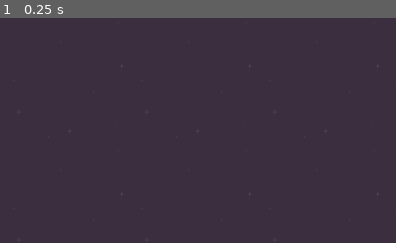
Above: before the commit, frame 1.
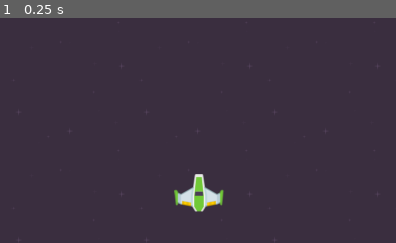
Above: after the commit, the same moment.

Repository: stur86/godot-kenney-examples
Game: Godot game, scene res://main_scene.tscn
Two runs of this game, one before a commit and one after it. Both use one fixed random seed, a clock stepped at 60 frames per second and the inputs below. The project has no main scene, so this scene is started directly.
Inputs:
- Up to frame 1 (0.25 s): no input
The pictures show only the part of the screen within x 25-75%, y 50-100%; the shares and areas given below are measured in that part.

The runs differ from the first frame. In frame 1, 1.1% of the frame differs, in the area x 43-57%, y 69-87%.

Commit message:
Added player ship and edges

Diff:
--- a/Galactic Invaders/main_scene.tscn
+++ b/Galactic Invaders/main_scene.tscn
@@ -1,6 +1,7 @@
-[gd_scene load_steps=3 format=3 uid="uid://dmcrk6u1jm1wk"]
+[gd_scene load_steps=7 format=3 uid="uid://dmcrk6u1jm1wk"]
 
 [ext_resource type="Texture2D" uid="uid://cw41w1djx7lxs" path="res://KenneySpaceShooterRedux/Backgrounds/darkPurple.png" id="1_p8b4e"]
+[ext_resource type="Texture2D" uid="uid://hay08tm711ev" path="res://KenneySpaceShooterRedux/PNG/playerShip1_green.png" id="2_65fnk"]
 
 [sub_resource type="GDScript" id="GDScript_jry5q"]
 script/source = "extends ParallaxBackground
@@ -20,6 +21,41 @@
 	scroll_offset += Vector2(0, scroll_speed*delta)
 "
 
+[sub_resource type="GDScript" id="GDScript_2x3sk"]
+script/source = "extends CharacterBody2D
+
+@export var speed = 700.0
+@export var fire_reload = 0.3
+
+var reload_time = 0.0
+
+func _physics_process(delta):
+
+	# Capture the movement; edges will stop us left and right
+	var dx = Input.get_axis(\"MoveLeft\", \"MoveRight\")
+	move_and_collide(Vector2.RIGHT*speed*dx*delta)
+
+	# Do we need to fire?
+	if reload_time <= 0.0:
+		if Input.is_action_pressed(\"Fire\"):
+			fire_gun()
+			reload_time = fire_reload
+	else:
+		# This makes reload time go towards zero so that it'll be ready
+		# to fire again in fire_reload seconds
+		reload_time = move_toward(reload_time, 0.0, delta)
+
+func fire_gun():
+	print(\"FIRE!\")
+
+"
+
+[sub_resource type="RectangleShape2D" id="RectangleShape2D_wmvxm"]
+size = Vector2(80, 25)
+
+[sub_resource type="RectangleShape2D" id="RectangleShape2D_pj81y"]
+size = Vector2(100, 200)
+
 [node name="MainScene" type="Node2D"]
 
 [node name="ParallaxBackground" type="ParallaxBackground" parent="."]
@@ -33,3 +69,26 @@
 offset_bottom = 900.0
 texture = ExtResource("1_p8b4e")
 stretch_mode = 1
+
+[node name="PlayerShip" type="CharacterBody2D" parent="."]
+position = Vector2(800, 800)
+script = SubResource("GDScript_2x3sk")
+
+[node name="PlayerSprite" type="Sprite2D" parent="PlayerShip"]
+texture = ExtResource("2_65fnk")
+
+[node name="CollisionShape2D" type="CollisionShape2D" parent="PlayerShip"]
+position = Vector2(0, 10)
+shape = SubResource("RectangleShape2D_wmvxm")
+
+[node name="EdgeRight" type="StaticBody2D" parent="."]
+position = Vector2(1600, 800)
+
+[node name="CollisionShape2D" type="CollisionShape2D" parent="EdgeRight"]
+shape = SubResource("RectangleShape2D_pj81y")
+
+[node name="EdgeLeft" type="StaticBody2D" parent="."]
+position = Vector2(0, 800)
+
+[node name="CollisionShape2D" type="CollisionShape2D" parent="EdgeLeft"]
+shape = SubResource("RectangleShape2D_pj81y")
--- a/Galactic Invaders/project.godot
+++ b/Galactic Invaders/project.godot
@@ -18,3 +18,24 @@
 
 window/size/viewport_width=1600
 window/size/viewport_height=900
+
+[input]
+
+MoveLeft={
+"deadzone": 0.5,
+"events": [Object(InputEventKey,"resource_local_to_scene":false,"resource_name":"","device":-1,"window_id":0,"alt_pressed":false,"shift_pressed":false,"ctrl_pressed":false,"meta_pressed":false,"pressed":false,"keycode":0,"physical_keycode":4194319,"key_label":0,"unicode":0,"echo":false,"script":null)
+, Object(InputEventJoypadMotion,"resource_local_to_scene":false,"resource_name":"","device":-1,"axis":0,"axis_value":-1.0,"script":null)
+]
+}
+MoveRight={
+"deadzone": 0.5,
+"events": [Object(InputEventKey,"resource_local_to_scene":false,"resource_name":"","device":-1,"window_id":0,"alt_pressed":false,"shift_pressed":false,"ctrl_pressed":false,"meta_pressed":false,"pressed":false,"keycode":0,"physical_keycode":4194321,"key_label":0,"unicode":0,"echo":false,"script":null)
+, Object(InputEventJoypadMotion,"resource_local_to_scene":false,"resource_name":"","device":-1,"axis":0,"axis_value":1.0,"script":null)
+]
+}
+Fire={
+"deadzone": 0.5,
+"events": [Object(InputEventKey,"resource_local_to_scene":false,"resource_name":"","device":-1,"window_id":0,"alt_pressed":false,"shift_pressed":false,"ctrl_pressed":false,"meta_pressed":false,"pressed":false,"keycode":0,"physical_keycode":32,"key_label":0,"unicode":32,"echo":false,"script":null)
+, Object(InputEventJoypadMotion,"resource_local_to_scene":false,"resource_name":"","device":-1,"axis":5,"axis_value":1.0,"script":null)
+]
+}
